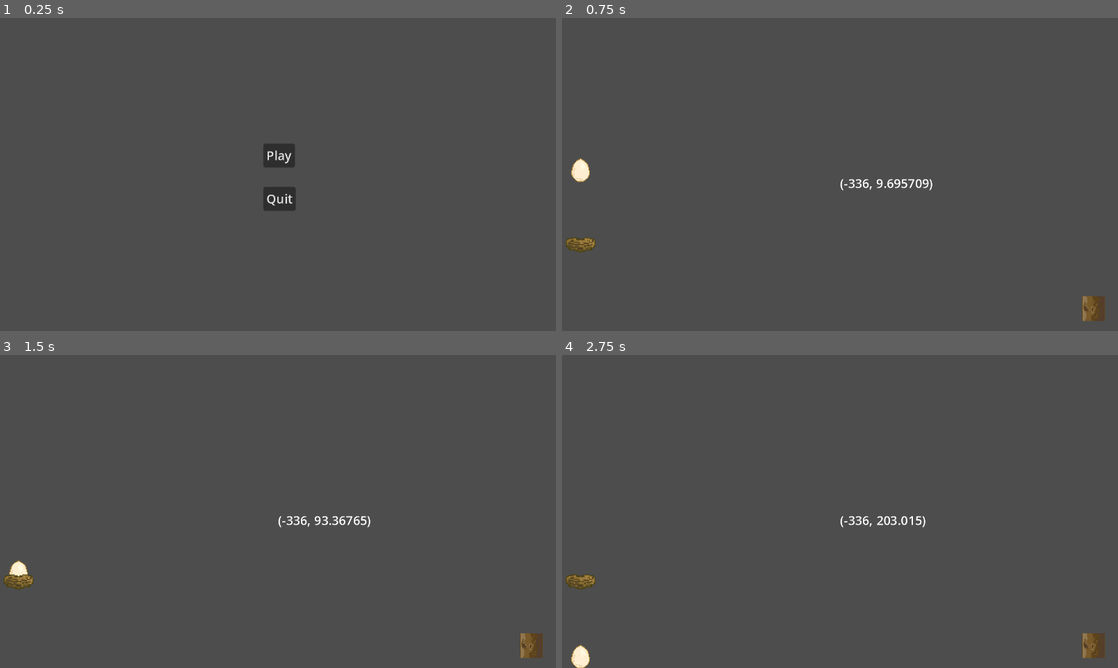
Above: before the commit, frames 1-4 (two rows, left to right).
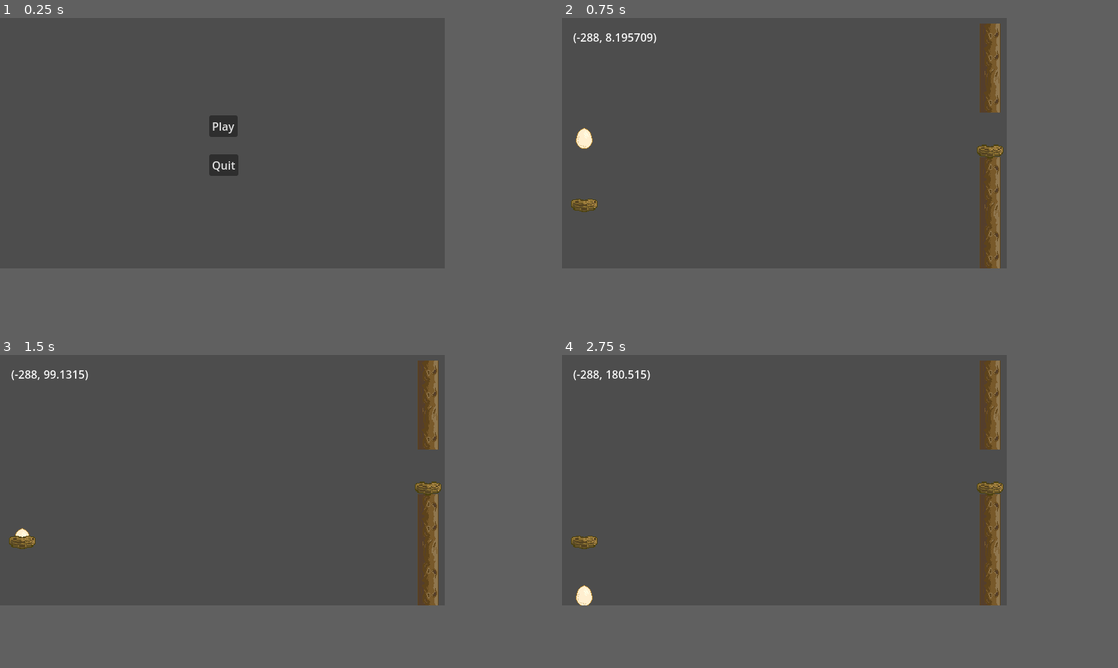
Above: after the commit, the same moments.

Repository: SuperGameBug/Hop_n_Zip
Game: Godot game, scene res://levels/lvl_main.tscn
Two runs of this game, one before a commit and one after it. Both use one fixed random seed, a clock stepped at 60 frames per second and the inputs below.
Inputs (mouse positions are in pixels of both pictures, inside the frame that each line leads up to):
- Up to frame 1 (0.25 s): no input
- Up to frame 2 (0.75 s): click "Play" at 0.5 s
- Up to frame 3 (1.5 s): move the mouse to (400, 495) at 1.27 s; click (400, 495) at 1.35 s
- Up to frame 4 (2.75 s): move the mouse to (728, 527) at 2.02 s; click (728, 527) at 2.1 s
The window is 800x450 before the commit and 640x360 after it. Grey fills any space a smaller window leaves; there, only what the larger window draws over its background counts as a difference.

The runs differ from the first frame. In frame 1, 1.5% of the frame differs, in the area x 37-54%, y 31-62%; in frame 2, 4.0%, in the area x 0-98%, y 1-97%; in frame 3, 3.8%; in frame 4, 4.0%.

Commit message:
New Trunk/Platform Spawner
Changed Trunk sprite
added a trunk builder that spawns a pillar of wooden trunk

Now the game runs on a resolution of 640x360 upscaled to 1280x720

Added a new DevMode bool variable for testing

Diff:
--- a/levels/lvl_main.tscn
+++ b/levels/lvl_main.tscn
@@ -3,7 +3,7 @@
 [ext_resource type="Script" path="res://systems/main.gd" id="1_j2os0"]
 
 [node name="Main" type="Node2D"]
-position = Vector2(360, 202.5)
+position = Vector2(320, 180)
 script = ExtResource("1_j2os0")
 
 [node name="Camera2D" type="Camera2D" parent="."]
--- a/levels/lvl_world.tscn
+++ b/levels/lvl_world.tscn
@@ -2,36 +2,47 @@
 
 [ext_resource type="PackedScene" uid="uid://meogtrv5jqk4" path="res://systems/Player/obj_Eggy_Player.tscn" id="1_ah15s"]
 [ext_resource type="Script" path="res://levels/Label.gd" id="3_qjisq"]
+[ext_resource type="PackedScene" uid="uid://cquaejpxcqr4q" path="res://systems/World/Spawners/WallSpawner/platform_spawner.tscn" id="4_c10ju"]
 [ext_resource type="PackedScene" uid="uid://8cxahcint400" path="res://systems/Interactions/obj_nest_Platform.tscn" id="4_fo1b1"]
-[ext_resource type="PackedScene" uid="uid://dscfi7ete226y" path="res://systems/World/TreeTrunk/obj_Tree_Trunk.tscn" id="4_p2ywg"]
 
 [sub_resource type="WorldBoundaryShape2D" id="WorldBoundaryShape2D_v7itk"]
 
 [node name="World" type="Node2D"]
-position = Vector2(720, 405)
 
 [node name="Camera2D" type="Camera2D" parent="."]
+offset = Vector2(320, 180)
+drag_left_margin = 0.5
+drag_top_margin = 0.5
+drag_right_margin = 0.5
+drag_bottom_margin = 0.5
+editor_draw_limits = true
+editor_draw_drag_margin = true
 
 [node name="PlayGroup" type="CanvasGroup" parent="."]
+position = Vector2(320, 180)
 
 [node name="StaticBody2D" type="StaticBody2D" parent="PlayGroup"]
 position = Vector2(0, 202.5)
 
 [node name="CollisionShape2D" type="CollisionShape2D" parent="PlayGroup/StaticBody2D"]
+position = Vector2(0, -22.5)
 shape = SubResource("WorldBoundaryShape2D_v7itk")
 
 [node name="Eggy_Player" parent="PlayGroup" instance=ExtResource("1_ah15s")]
-position = Vector2(-336, -2.5)
+position = Vector2(-288, -4)
 
 [node name="Label" type="Label" parent="PlayGroup" node_paths=PackedStringArray("Player")]
-offset_right = 40.0
-offset_bottom = 23.0
+offset_left = -304.0
+offset_top = -164.0
+offset_right = -264.0
+offset_bottom = -141.0
+size_flags_vertical = 0
 horizontal_alignment = 3
 script = ExtResource("3_qjisq")
 Player = NodePath("../Eggy_Player")
 
-[node name="TreeTrunk" parent="PlayGroup" instance=ExtResource("4_p2ywg")]
-position = Vector2(328, 189.5)
+[node name="PlatformSpawner" parent="PlayGroup" instance=ExtResource("4_c10ju")]
+position = Vector2(296, 180)
 
-[node name="ObjectiveNest" parent="." instance=ExtResource("4_fo1b1")]
-position = Vector2(-336, 99)
+[node name="ObjectiveNest" parent="PlayGroup" instance=ExtResource("4_fo1b1")]
+position = Vector2(-288, 97.5)
--- a/project.godot
+++ b/project.godot
@@ -22,10 +22,11 @@
 
 [display]
 
-window/size/viewport_width=1440
-window/size/viewport_height=810
-window/stretch/scale=2.0
+window/size/viewport_width=640
+window/size/viewport_height=360
+window/stretch/mode="viewport"
 window/stretch/scale_mode="integer"
+window/handheld/orientation=1
 
 [input]
 
--- a/systems/Interactions/obj_nest_Platform.tscn
+++ b/systems/Interactions/obj_nest_Platform.tscn
@@ -19,3 +19,4 @@
 texture = ExtResource("1_o20ot")
 
 [connection signal="body_entered" from="." to="." method="_on_body_entered"]
+[connection signal="body_exited" from="." to="." method="_on_body_exited"]
--- a/systems/Interactions/predictionLine/sct_predictionArc.gd
+++ b/systems/Interactions/predictionLine/sct_predictionArc.gd
@@ -40,7 +40,7 @@
 		bubbleSprite[i].position.x += ((drag_direction.x * drag_distance) * timeelapsed)
 		bubbleSprite[i].position.y += ((drag_direction.y * drag_distance) * timeelapsed)
 
-		bubbleSprite[i].position.y += (pow(_gravity * Player.mass * timeelapsed,2.) / 100000.) * timeelapsed
+		bubbleSprite[i].position.y += (pow(_gravity * 2. * timeelapsed,2.) / 100000.) * timeelapsed
 
 
 
--- a/systems/Interactions/sct_Destination.gd
+++ b/systems/Interactions/sct_Destination.gd
@@ -3,21 +3,25 @@
 var eggEntered : bool = false
 var Egg : Eggy_Player
 
+var mySpawner : platform_spawner
+
+func _ready():
+	pass
+
 
 func _on_body_entered(body):
 	if body is Eggy_Player:
 		Egg = body
-		Egg.move_to_holder(self.position)
+		Egg.move_to_holder(self.global_position)
 		Egg.hold_character()
 		eggEntered = true
 		#body.hold_character()
+		if(mySpawner):
+			mySpawner._safely_landed()
 
-func _physics_process(delta):
-	pass
-	#if eggEntered == true:
-		#if Egg:
-			#if Vector2i(self.position - Egg.position) != Vector2i(0,0):
-				#Egg.move_to_holder(self.position)
-			#else:
-				#Egg.hold_character()
-		#
+
+
+
+func _on_body_exited(body):
+	if(Egg):
+		Egg = null
--- a/systems/Player/obj_Eggy_Player.tscn
+++ b/systems/Player/obj_Eggy_Player.tscn
@@ -8,7 +8,8 @@
 height = 29.57
 
 [node name="Eggy_Player" type="RigidBody2D"]
-mass = 2.0
+mass = 0.05
+center_of_mass_mode = 1
 script = ExtResource("1_fiwur")
 
 [node name="CollisionShape2D" type="CollisionShape2D" parent="."]
--- a/systems/Player/sct_Eggy_Player.gd
+++ b/systems/Player/sct_Eggy_Player.gd
@@ -6,6 +6,7 @@
 
 
 const maximum_jump_force = 1000.
+const devmode : bool = true
 
 
 
@@ -45,7 +46,8 @@
 	if Input.is_action_just_pressed("ui_cancel"):
 		get_tree().reload_current_scene()
 
-	if (self.freeze == true):
+	#if (self.freeze == true):
+	if (self.freeze == true or devmode == true):
 		if Input.is_action_just_pressed("touch_primary"):			# Stores initial Mouse position
 			_init_mouse_position = get_global_mouse_position()
 			on_mouse_Drag_start.emit()
@@ -79,7 +81,7 @@
 	var moveTween = create_tween()
 	var rotTween = create_tween()
 
-	moveTween.tween_property(self, "position",new_position,.1)
+	moveTween.tween_property(self, "global_position",new_position,.1)
 	rotTween.tween_property(self, "rotation_degrees",0,.1)
 
 func sprite_anim_Rotate():
--- a/systems/World/Spawners/WallSpawner/platform_spawner.gd
+++ b/systems/World/Spawners/WallSpawner/platform_spawner.gd
@@ -1,13 +1,32 @@
 extends Node2D
 
-var TrunkPlatform = preload("res://systems/World/TreeTrunk/obj_Tree_Trunk.tscn")
+class_name platform_spawner
+
+var TrunkWall: PackedScene = preload("res://systems/World/TreeTrunk/obj_Tree_Trunk.tscn")
+var NestPlatform: PackedScene = preload("res://systems/Interactions/obj_nest_Platform.tscn")
+var initialpoint: Vector2 = Vector2(0,0)
+const numberOfTrunks: int = 11
 
 # Called when the node enters the scene tree for the first time.
 func _ready():
-	pass
+	var randomEmptyBlock = randi_range(2,numberOfTrunks - 2)
+	print(randomEmptyBlock)
+	for i in numberOfTrunks:
+		if randomEmptyBlock != i and (randomEmptyBlock + 1) != i:
+			var trunk = TrunkWall.instantiate()
+			trunk.position = initialpoint - Vector2(0., i * 32)
+			add_child(trunk)
+		elif i == (randomEmptyBlock + 1):
+			pass
+
+		else:
+			var nest = NestPlatform.instantiate()
+			nest.position = initialpoint - Vector2(0., i * 32)
+			nest.mySpawner = self
+			add_child(nest)
 
 
 
 # Called every frame. 'delta' is the elapsed time since the previous frame.
-func _process(delta):
-	pass
+func _safely_landed():
+	print("Landed Safely")
--- a/systems/main.gd
+++ b/systems/main.gd
@@ -1,5 +1,7 @@
 extends Node2D
 
+func _ready():
+	get_viewport().size = Vector2i(1280,720)
 
 
 func _on_btn_quit_pressed():
Binary file changed: sprites/world/spr_wood.png
